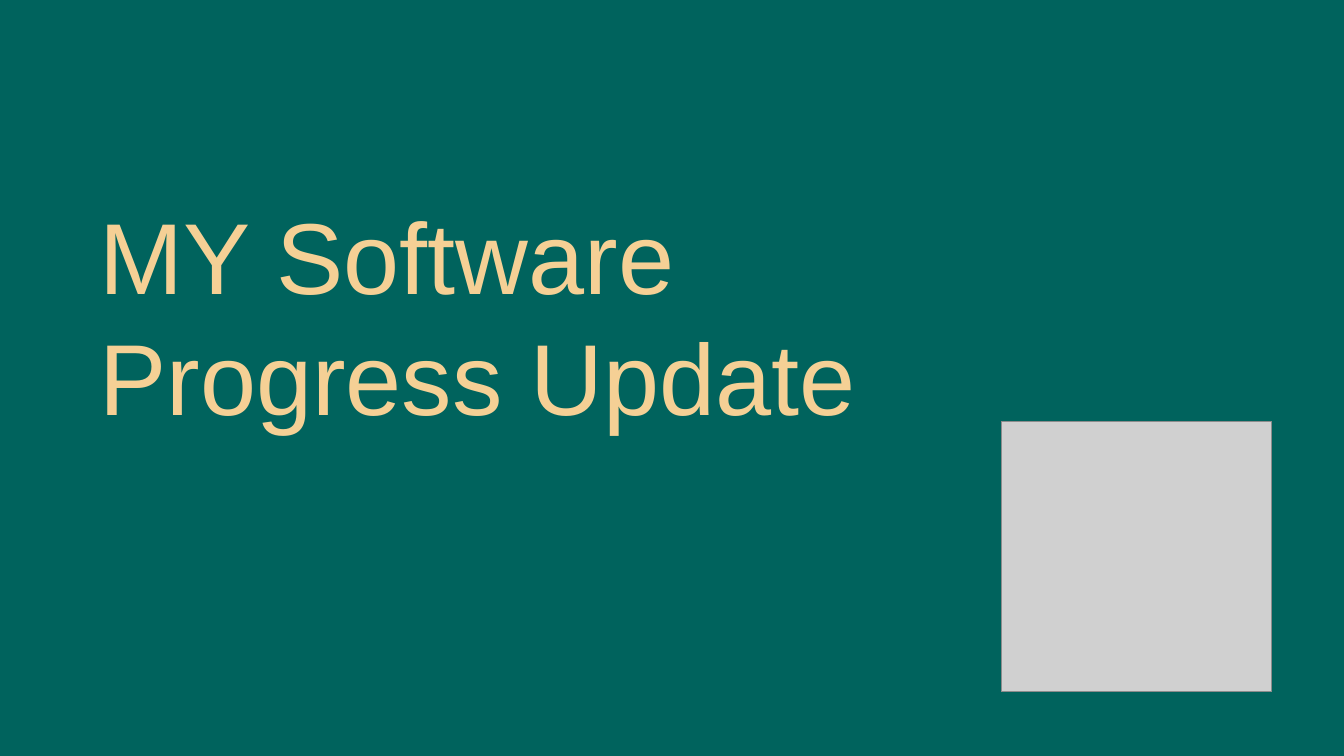
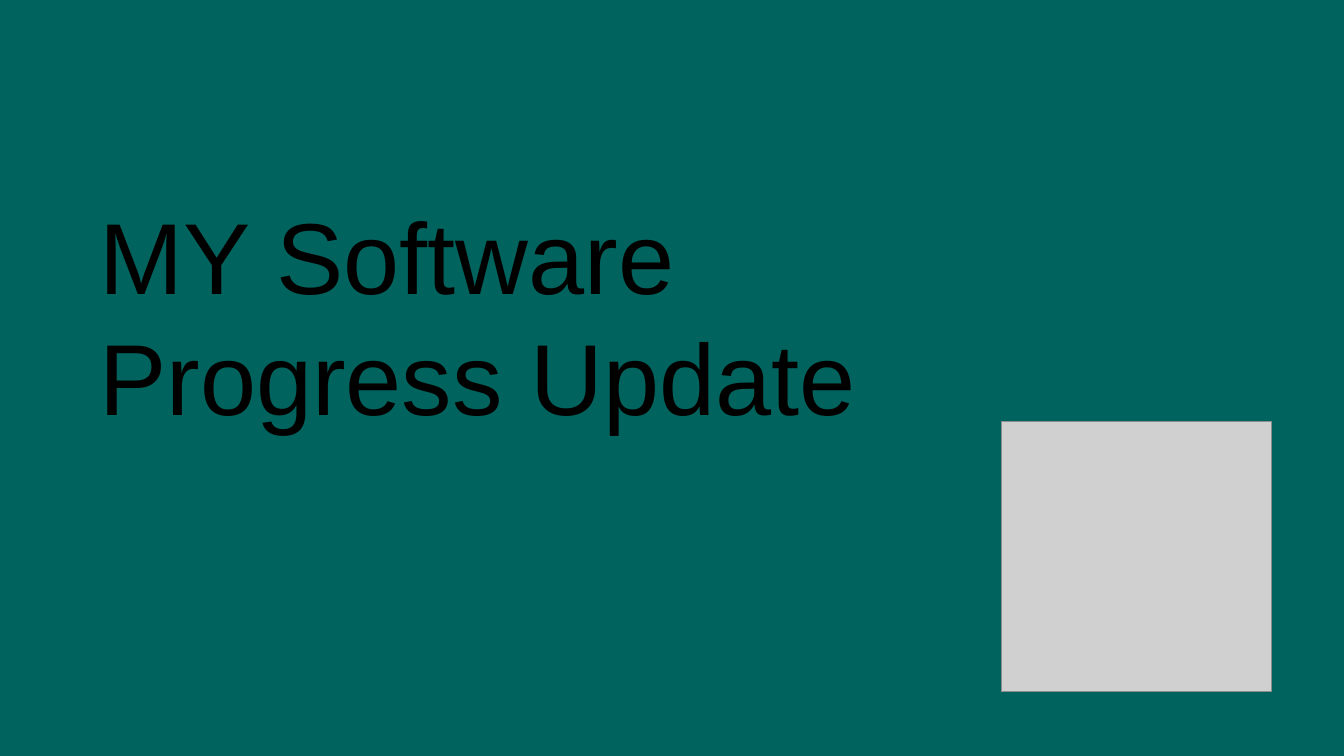
Before and after one commit to CamH04/Enterprise-Project-Group-9, a slide deck: slide 1 of A3 - Evidence of interaction with clients/meeting 2/MY Software Presentation.pptx. Drawn at 1344x756 pixels with LibreOffice and Linux fonts; fonts in the diff are those of the drawing; grey boxes stand for pictures; background and template pictures are left out. Boxes give left, top, right and bottom in pixels: in the first picture for what was removed or moved away, otherwise in the second. Text is boxed around its words. In the diff, an @@ line names an element or a change of style, - is before the commit and + after.

```diff
--- a/A3 - Evidence of interaction with clients/meeting 2/MY Software Presentation.pptx
+++ b/A3 - Evidence of interaction with clients/meeting 2/MY Software Presentation.pptx
@@ title "MY Software" at [99, 221, 855, 433]: text colour #F5D095 to #000000 @@
```
Also in this commit, not shown: 7 other slides changed, 1 slide removed, 17 other files.
